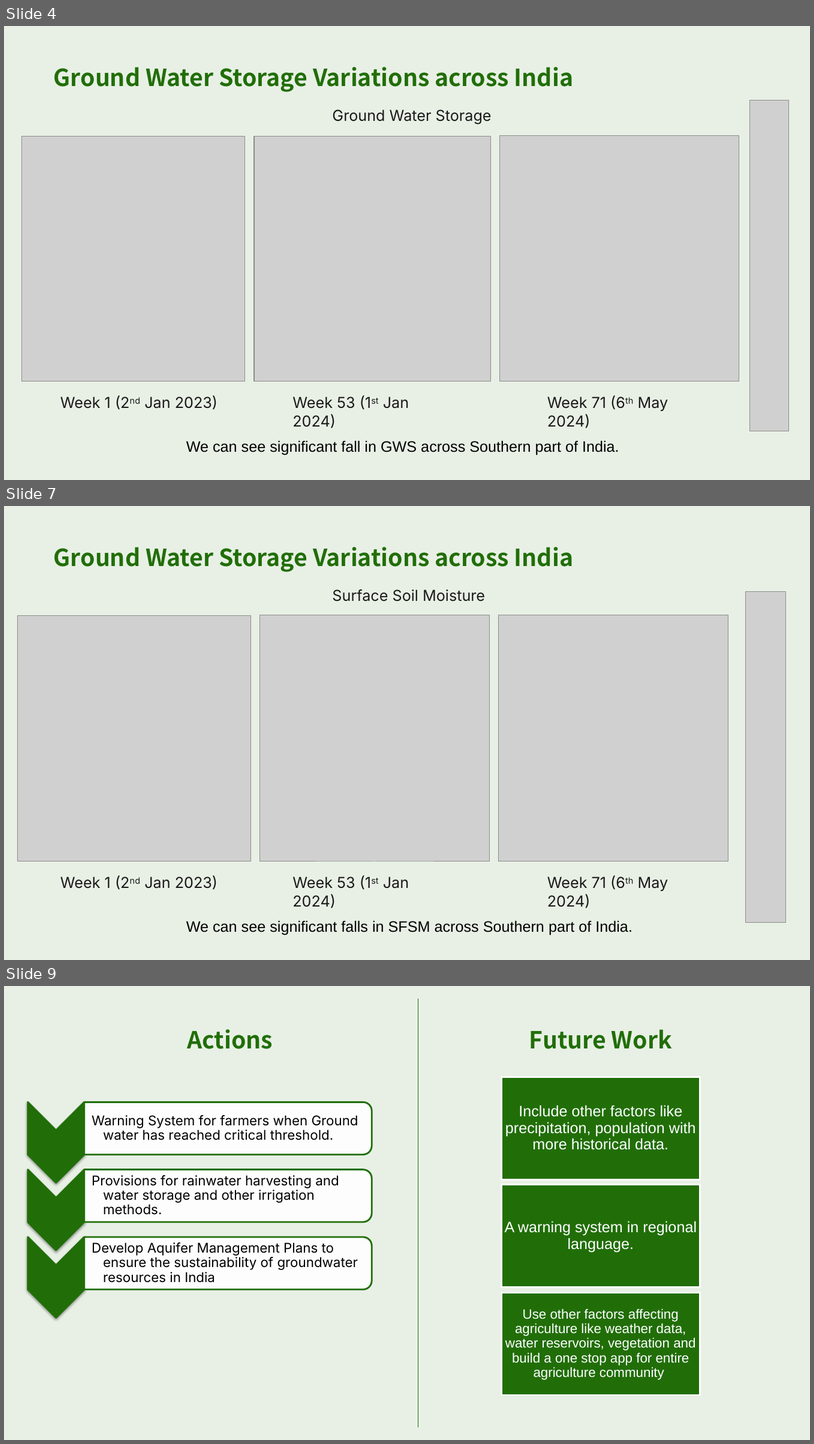
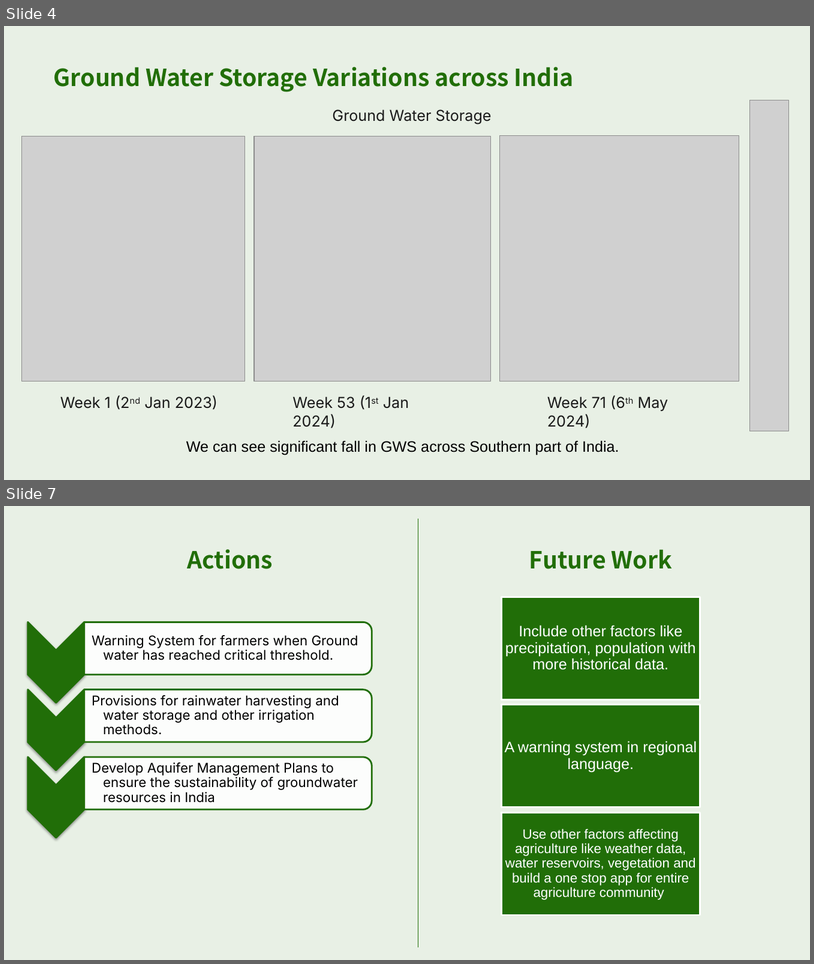
Before and after one commit to adithi21/NASA_Hackathon_2024_Meteoric_Minds, a slide deck: Leveraging Earth Observation Data for Informed Agricultural Decision-Making - Meteoric Minds.pptx. Shown one above the other, each under a label of ours: slides 4, 7 and 9 before the commit, slides 4 and 7 after it; the slides between them are not shown. The pictures are 814x1444 and 814x964 pixels, drawn with LibreOffice and Linux fonts; fonts in the diff are those of the drawing; grey boxes stand for pictures. Boxes give left, top, right and bottom in pixels: in the first picture for what was removed or moved away, otherwise in the second. Text is boxed around its words. In the diff, an @@ line names an element or a change of style, - is before the commit and + after.

```diff
--- a/Leveraging Earth Observation Data for Informed Agricultural Decision-Making - Meteoric Minds.pptx
+++ b/Leveraging Earth Observation Data for Informed Agricultural Decision-Making - Meteoric Minds.pptx
@@ slide 7 removed at (4, 506, 810, 960), background #216E08 at 10% opacity @@
@@ title removed at (54, 547, 573, 572) @@
-Ground Water Storage Variations across India
@@ text removed at (332, 589, 485, 601) @@
-Surface Soil Moisture
@@ picture removed at (746, 592, 786, 923) @@
@@ picture removed at (17, 615, 251, 861) @@
@@ picture removed at (260, 615, 490, 861) @@
@@ picture removed at (499, 615, 729, 861) @@
@@ text removed at (60, 876, 218, 889) @@
-Week 1 (2nd Jan 2023)
@@ text removed at (293, 876, 409, 908) @@
-Week 53 (1st Jan 2024)
@@ text removed at (548, 876, 669, 908) @@
-Week 71 (6th May 2024)
@@ text removed at (186, 920, 633, 935) @@
-We can see significant falls in SFSM across Southern part of India.
@@ what was slide 9 is now slide 7 @@
```
Also in this commit, not shown: 2 slides changed, 1 slide added, 3 other slides removed, 3 other files.
